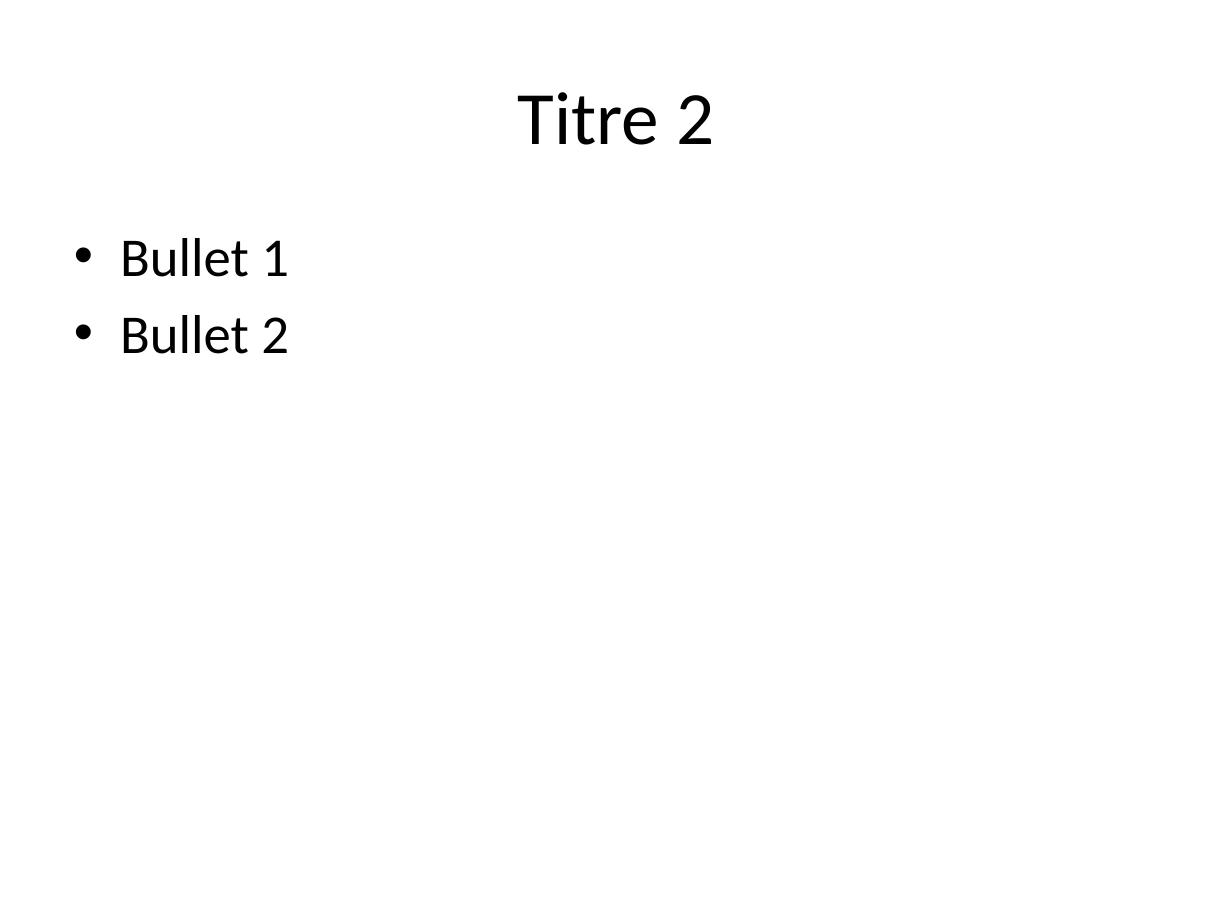
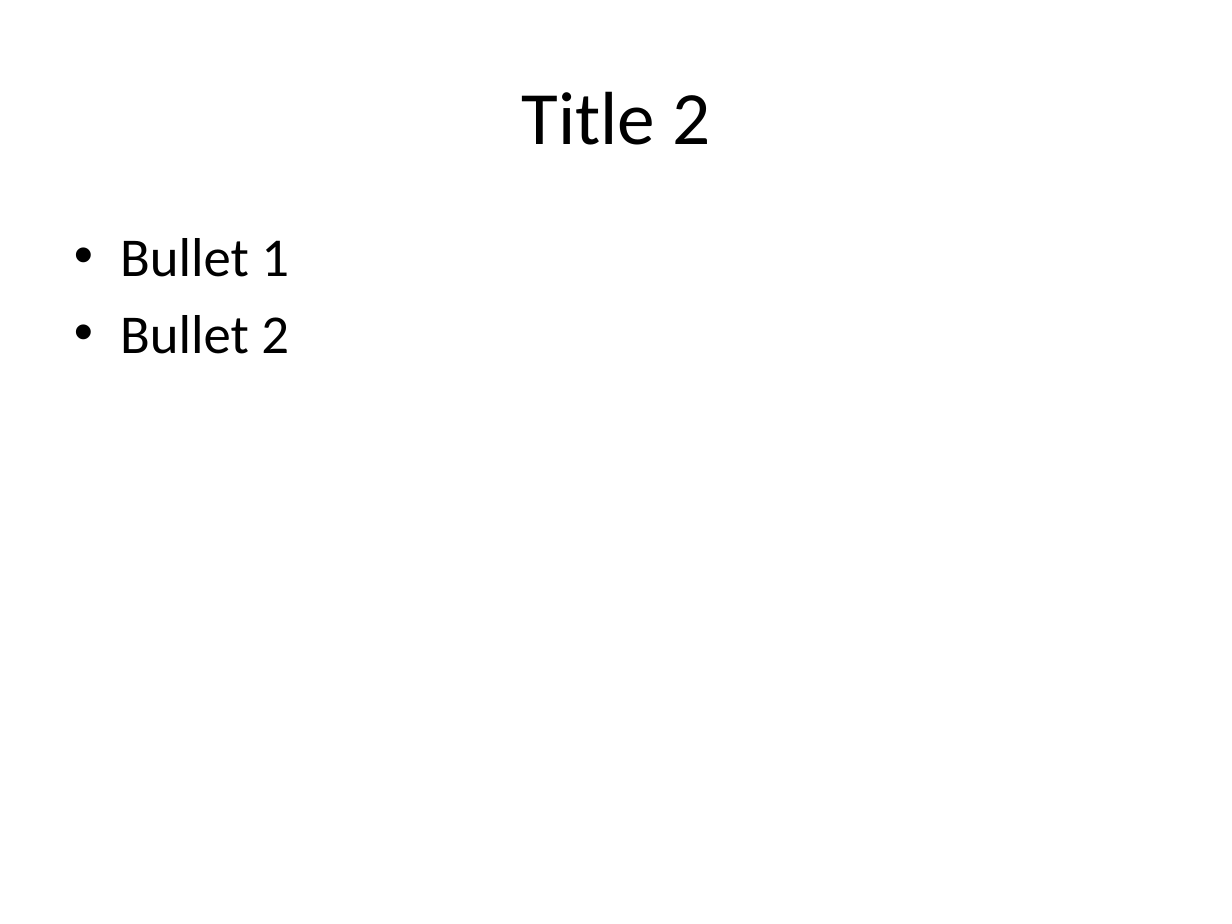
Before and after one commit to tkrotoff/PptxTemplater, a slide deck: slide 3 of PptxTemplating.Tests/files/test1.pptx. Drawn at 1232x924 pixels with LibreOffice and Linux fonts; fonts in the diff are those of the drawing. Boxes give left, top, right and bottom in pixels: in the first picture for what was removed or moved away, otherwise in the second. Text is boxed around its words. In the diff, an @@ line names an element or a change of style, - is before the commit and + after.

```diff
--- a/PptxTemplating.Tests/files/test1.pptx
+++ b/PptxTemplating.Tests/files/test1.pptx
@@ title at (521, 91, 710, 145): text changed @@
-Titre 2
+Title 2
```
Also in this commit, not shown: 1 other slide changed, 1 other file.
